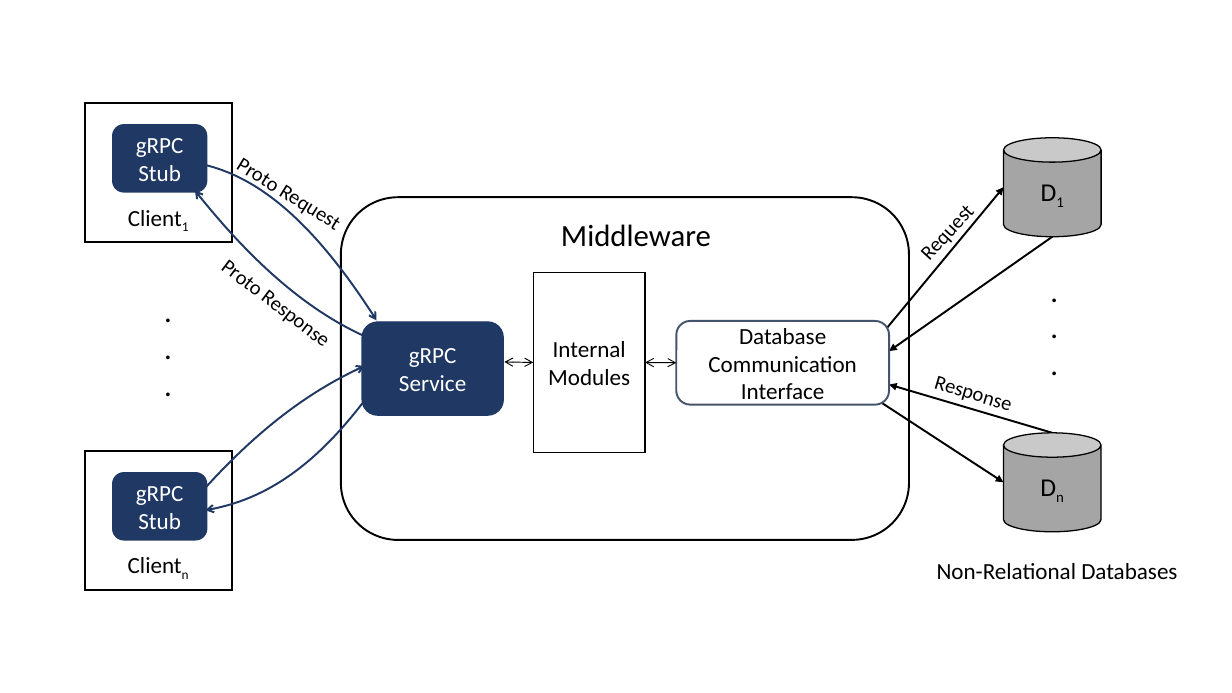
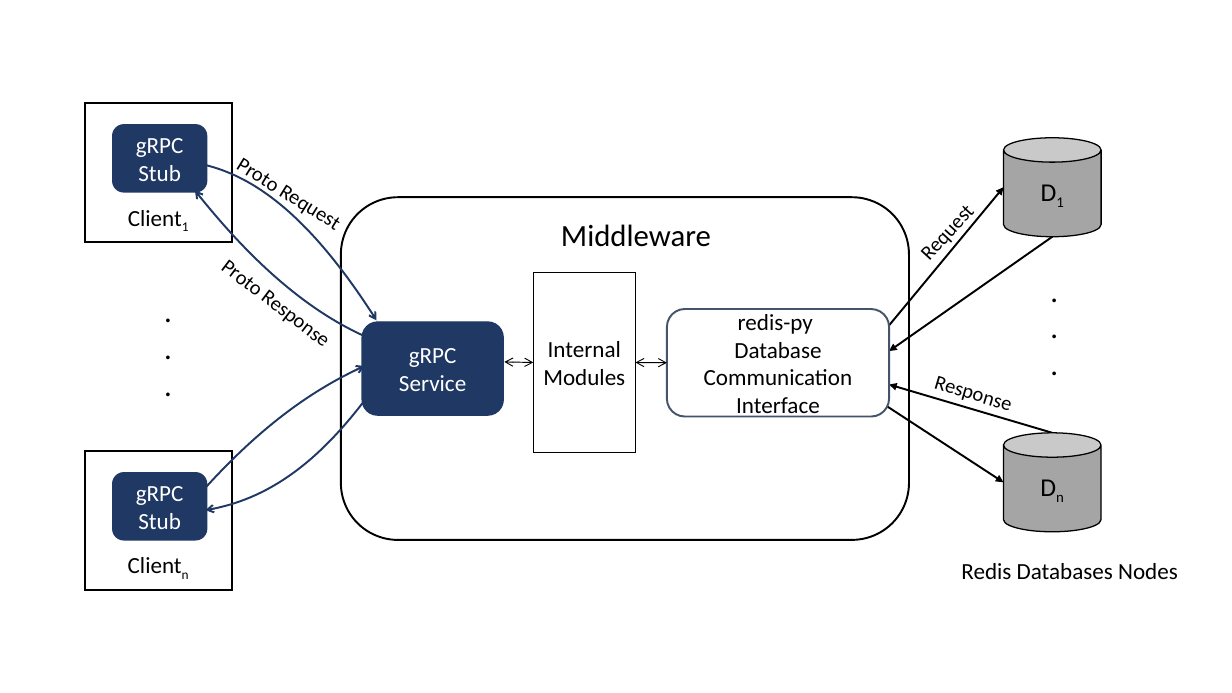
Before and after one commit to riteshCodes/sharded-distributed-databases, a slide deck: slide 1 of Documentation/communication.pptx. Drawn at 1232x693 pixels with LibreOffice and Linux fonts; fonts in the diff are those of the drawing. Boxes give left, top, right and bottom in pixels: in the first picture for what was removed or moved away, otherwise in the second. Text is boxed around its words. In the diff, an @@ line names an element or a change of style, - is before the commit and + after.

```diff
--- a/Documentation/communication.pptx
+++ b/Documentation/communication.pptx
@@ rectangle "Internal Modules": place and size @@
-rectangle "Internal Modules" at [533, 273, 645, 453]
+rectangle "Internal Modules" at [533, 273, 636, 453]
@@ rounded rectangle "redis-py": place and size @@
-rounded rectangle "redis-py" at [677, 321, 889, 405]
+rounded rectangle "redis-py" at [667, 309, 889, 416]
@@ text in rounded rectangle at [738, 314, 813, 334]: paragraph added @@
+redis-py
@@ double arrow moved from (645, 362) - (677, 363) to (636, 362) - (667, 363) @@
@@ text at [961, 563, 1178, 579]: text changed @@
-Non-Relational Databases
+Redis Databases Nodes
```
Also in this commit, not shown: 23 other files.
